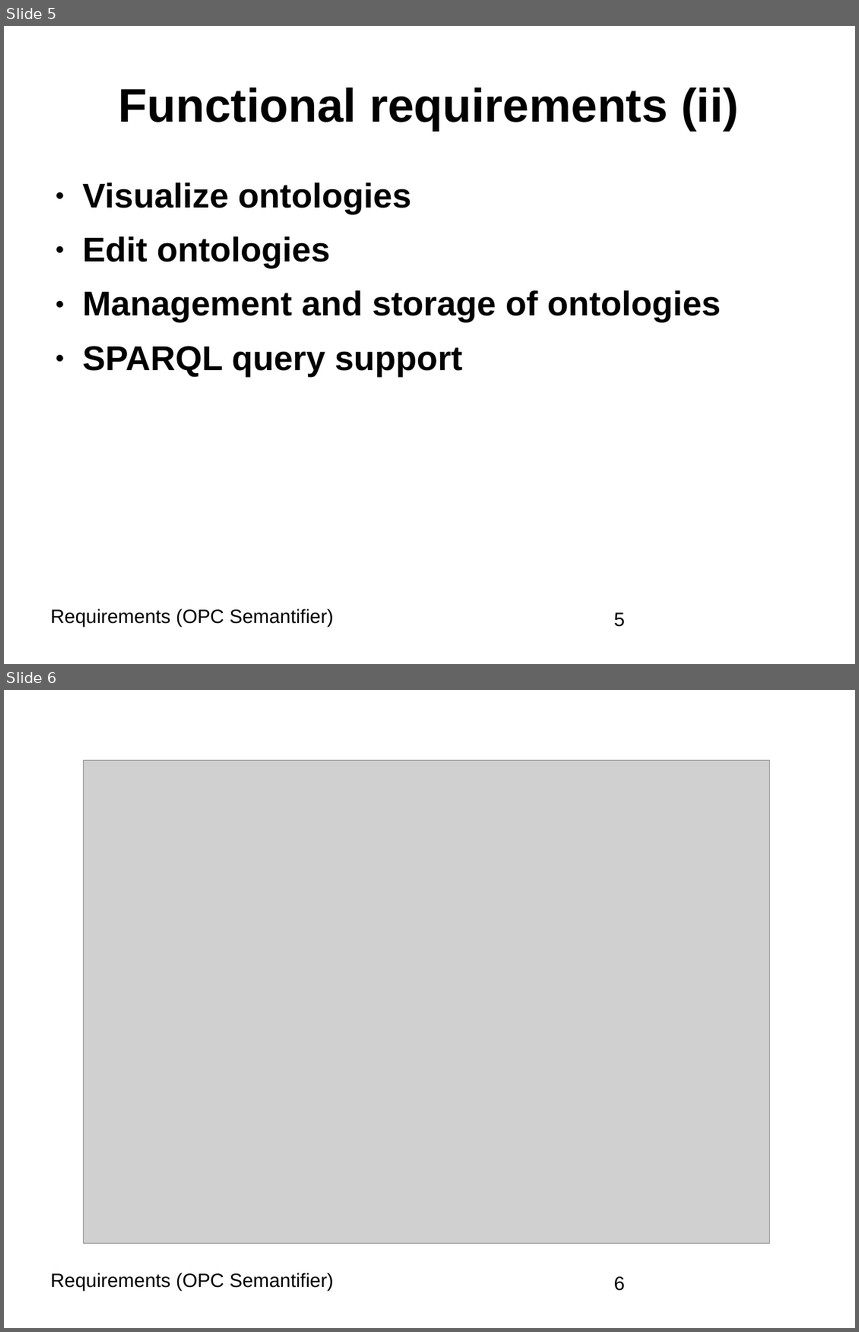
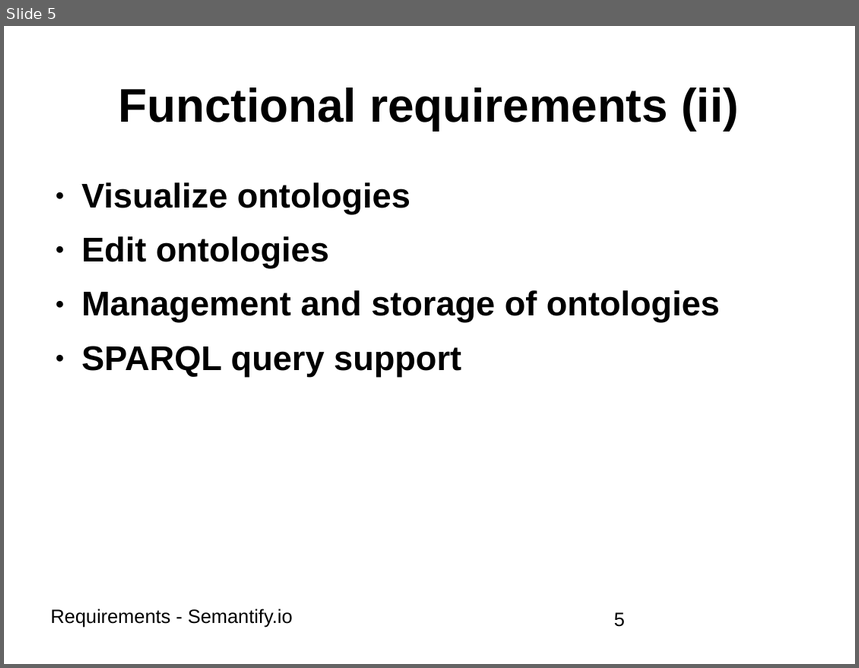
Before and after one commit to BonnWestCoast/Semantify.io-docs, a slide deck: 2requirements/presentation.ppt. Shown one above the other, each under a label of ours: slides 5 and 6 before the commit, slide 5 after it. The pictures are 859x1332 and 859x668 pixels, drawn with LibreOffice and Linux fonts; fonts in the diff are those of the drawing; grey boxes stand for pictures. Boxes give left, top, right and bottom in pixels: in the first picture for what was removed or moved away, otherwise in the second. Text is boxed around its words. In the diff, an @@ line names an element or a change of style, - is before the commit and + after.

```diff
--- a/2requirements/presentation.ppt
+++ b/2requirements/presentation.ppt
@@ slide 6 removed at (x1=4, y1=690, x2=855, y2=1328), background #FFFFFF @@
@@ picture removed at (x1=84, y1=760, x2=770, y2=1244) @@
@@ text removed at (x1=50, y1=1273, x2=334, y2=1291) @@
-Requirements (OPC Semantifier)
@@ page number removed at (x1=614, y1=1277, x2=625, y2=1291) @@
-6
@@ slide 5 changed as well @@
@@ text "Visualize ontologies" at (x1=82, y1=183, x2=720, y2=376): indent changed @@
@@ text at (x1=50, y1=609, x2=293, y2=627): text changed @@
-Requirements (OPC Semantifier)
+Requirements - Semantify.io
```
Also in this commit, not shown: 6 other slides changed, 2 slides added, 1 other file.
